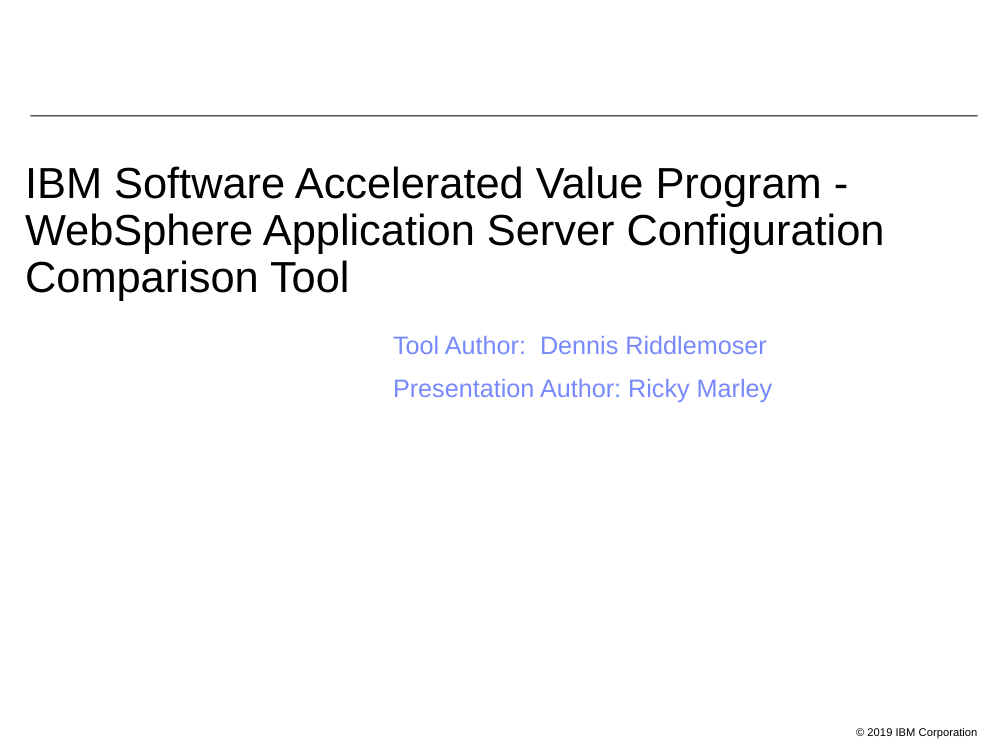
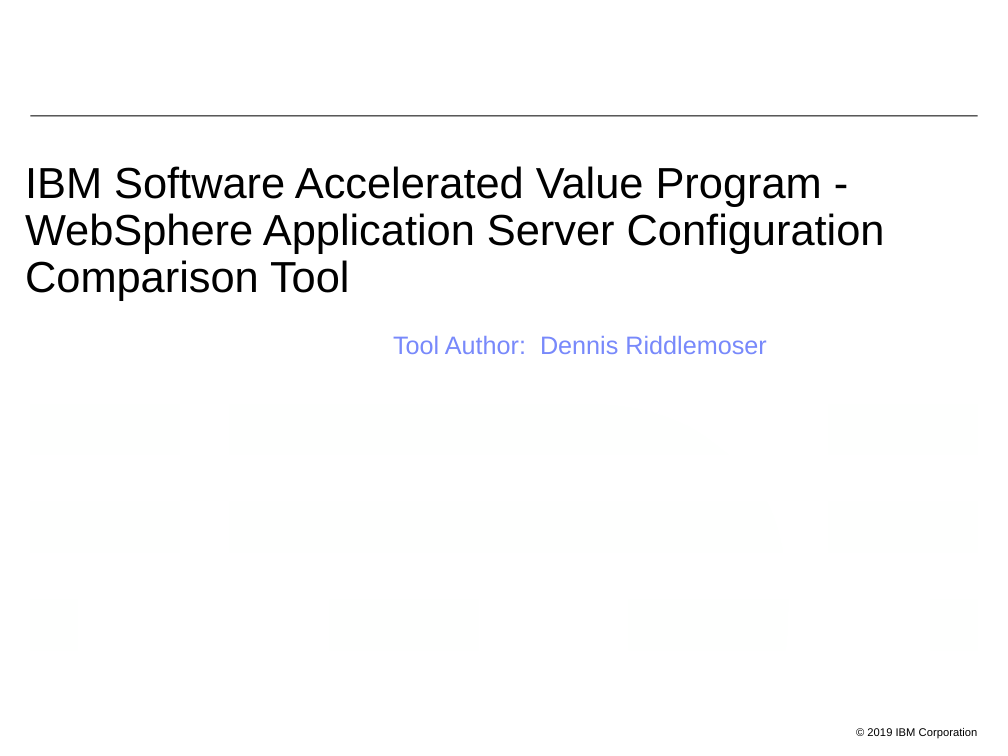
Before and after one commit to IBM/websphere-cct, a slide deck: slide 1 of WASConfigurationComparisonTool.ppt. Drawn at 1008x756 pixels with LibreOffice and Linux fonts; fonts in the diff are those of the drawing; background and template pictures are left out. Boxes give left, top, right and bottom in pixels: in the first picture for what was removed or moved away, otherwise in the second. Text is boxed around its words. In the diff, an @@ line names an element or a change of style, - is before the commit and + after.

```diff
--- a/WASConfigurationComparisonTool.ppt
+++ b/WASConfigurationComparisonTool.ppt
@@ text at <box>393,379,773,402</box>: paragraph removed @@
-Presentation Author: Ricky Marley
```
Also in this commit, not shown: 3 other slides changed, 1 slide added, 3 other files.
